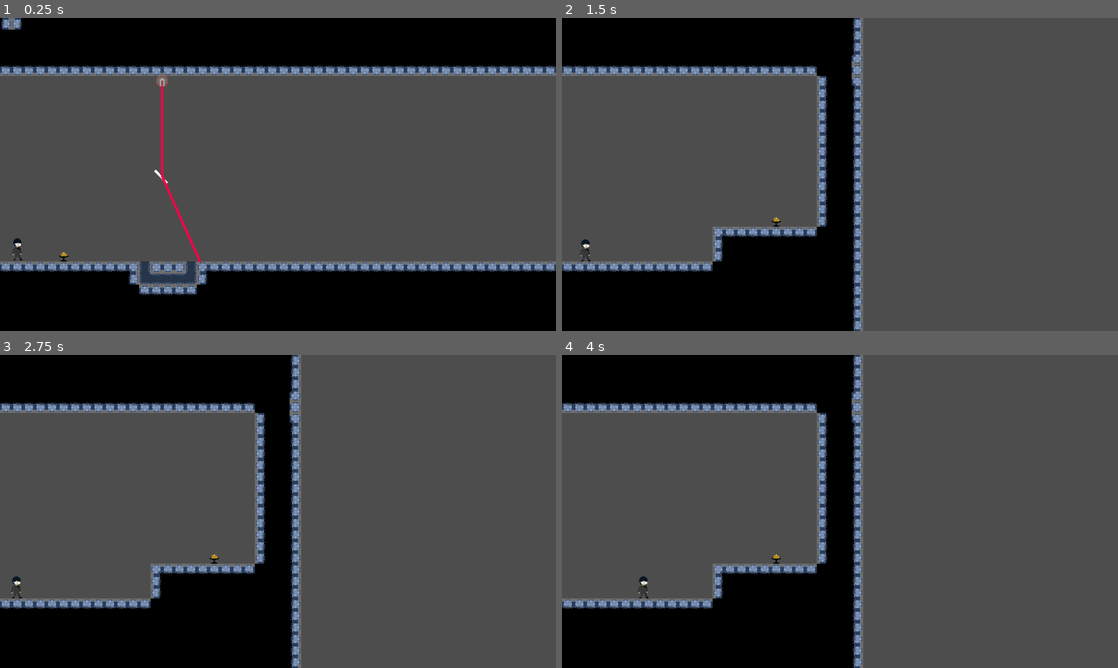
Above: before the commit, frames 1-4 (two rows, left to right).
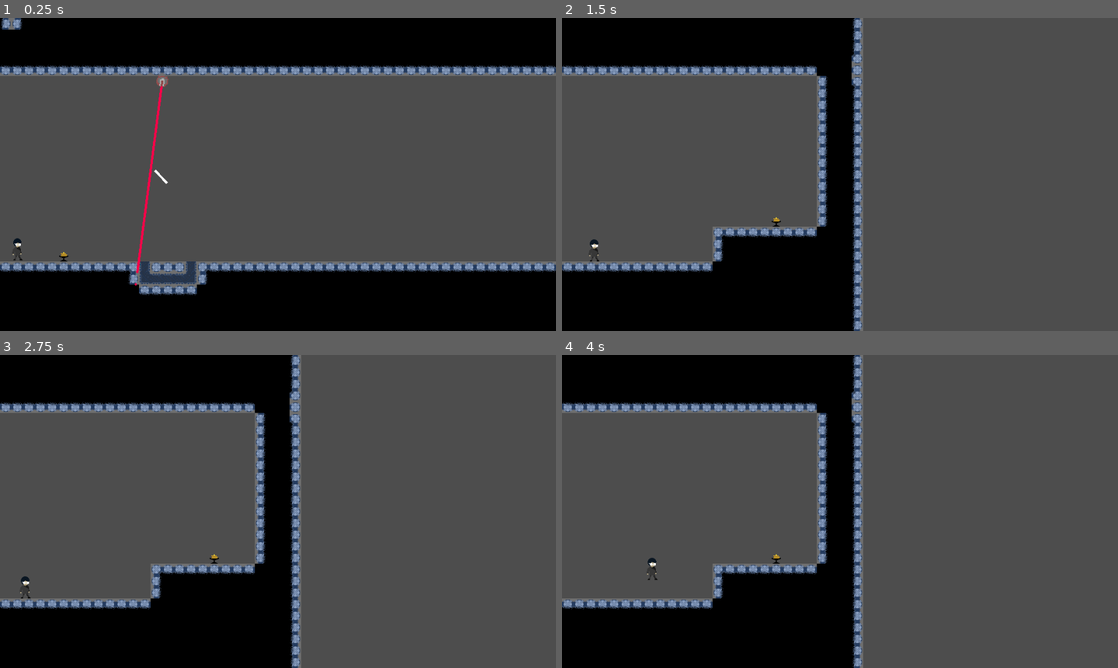
Above: after the commit, the same moments.

Repository: enderpyy/loop
Game: Godot game, scene res://scenes/map.tscn
Same seed, same stepped clock (60 frames per second), same inputs: the game is played once before the commit and once after it.
Inputs (mouse positions are in pixels of both pictures, inside the frame that each line leads up to):
- Up to frame 1 (0.25 s): no input
- Up to frame 2 (1.5 s): move the mouse to (962, 158) at 0.52 s; hold D (move_right) from 0.53 s (still down); tap Space (jump) at 0.6, 0.77, 1.07 s; move the mouse to (728, 190) at 1.27 s; click (728, 190) at 1.35 s
- Up to frame 3 (2.75 s): tap Space (jump) at 1.52, 1.55, 1.82, 2.1 s; move the mouse to (333, 442) at 2.02 s; release D (move_right) at 2.03 s; hold A (move_left) from 2.03 s (still down)
- Up to frame 4 (4 s): move the mouse to (812, 574) at 2.77 s; release A (move_left) at 2.78 s; hold D (move_right) from 2.78 s (still down); click (812, 574) at 2.85 s; tap Space (jump) at 3.02, 3.05, 3.32, 3.6, 3.77 s; move the mouse to (1006, 558) at 3.52 s

The runs differ from the first frame. In frame 1, 0.6% of the frame differs, in the area x 24-37%, y 18-86%; in frame 2, 0.1%; in frame 3, 0.1%; in frame 4, 0.1%.

Commit message:
fall state polish + beam rotations

Diff:
--- a/project.godot
+++ b/project.godot
@@ -32,6 +32,8 @@
 jump={
 "deadzone": 0.2,
 "events": [Object(InputEventKey,"resource_local_to_scene":false,"resource_name":"","device":-1,"window_id":0,"alt_press …(191 unchanged characters)…
+, Object(InputEventKey,"resource_local_to_scene":false,"resource_name":"","device":-1,"window_id":0,"alt_pressed":false,"shift_pressed":false,"ctrl_pressed":false,"meta_pressed":false,"pressed":false,"keycode":0,"physical_keycode":87,"key_label":0,"unicode":119,"location":0,"echo":false,"script":null)
+, Object(InputEventKey,"resource_local_to_scene":false,"resource_name":"","device":-1,"window_id":0,"alt_pressed":false,"shift_pressed":false,"ctrl_pressed":false,"meta_pressed":false,"pressed":false,"keycode":0,"physical_keycode":4194320,"key_label":0,"unicode":0,"location":0,"echo":false,"script":null)
 ]
 }
 move_left={
--- a/scenes/fall_state.gd
+++ b/scenes/fall_state.gd
@@ -7,8 +7,10 @@
 func physics(delta):
 	super(delta)
 	#down arrow decel + gravity
-	parent.velocity.y += parent.gravity * delta
-	print(parent.velocity.y)
+	if parent.velocity.y < parent.top_speed_descent:
+		parent.velocity.y += parent.gravity * delta * (0.8 if parent.velocity.y > 0 else 1)
+	if parent.velocity.y < 0 and Input.is_action_just_released('jump'):
+		parent.velocity.y *= 0.8
 
 	#horizontal movement
 	if Input.get_axis("move_left","move_right") != 0:
--- a/scripts/beam.gd
+++ b/scripts/beam.gd
@@ -9,10 +9,10 @@
 var max_rot := 90
 
 func _ready() -> void:
-	self.rotation = deg_to_rad(min_rot)
 	laser.is_casting = true
 
 
-
-func _physics_process(delta: float) -> void:
-	pass
+var t = 0.0
+func _process(delta: float) -> void:
+	t += delta
+	self.rotation_degrees = 90 + 30*sin(t)
--- a/scripts/player.gd
+++ b/scripts/player.gd
@@ -18,22 +18,23 @@
 @export
 var rewind_state: state
 
-#standard move speeds
-@export
-var move_speed: int = 100
-@export
-var decel_rate: float = 1.1
+# SET MOVE SPEED
+const move_speed: int = 100
+const decel_rate: float = 1.5
 
 #unused as of now
 @export
 var health: int = 3
 
 # SET JUMP HEIGHT AND TIME
-const jump_height := 3 * 20 # in pixels
-const jump_time := 0.8 # in seconds
+const jump_height := 45 # in pixels
+const jump_time := 0.7 # in seconds
+const top_speed_descent := 250 # in pixels/second
 
+# GRAVITY & VELOCITY CALCULATED
 var gravity := 2 * jump_height / pow(jump_time/2, 2)
 var jump_velocity := gravity * (jump_time/2)
+
 
 
 func _input(e):
Not shown: 1 places in scenes/player.tscn that only renumber resources
